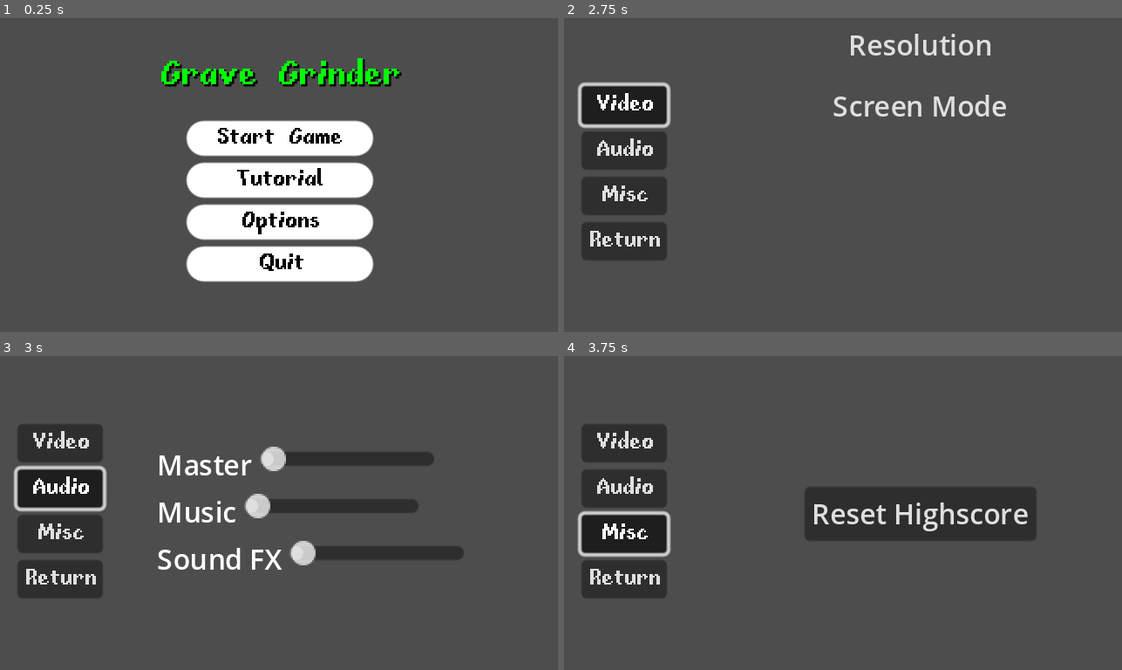
Above: before the commit, frames 1-4 (two rows, left to right).
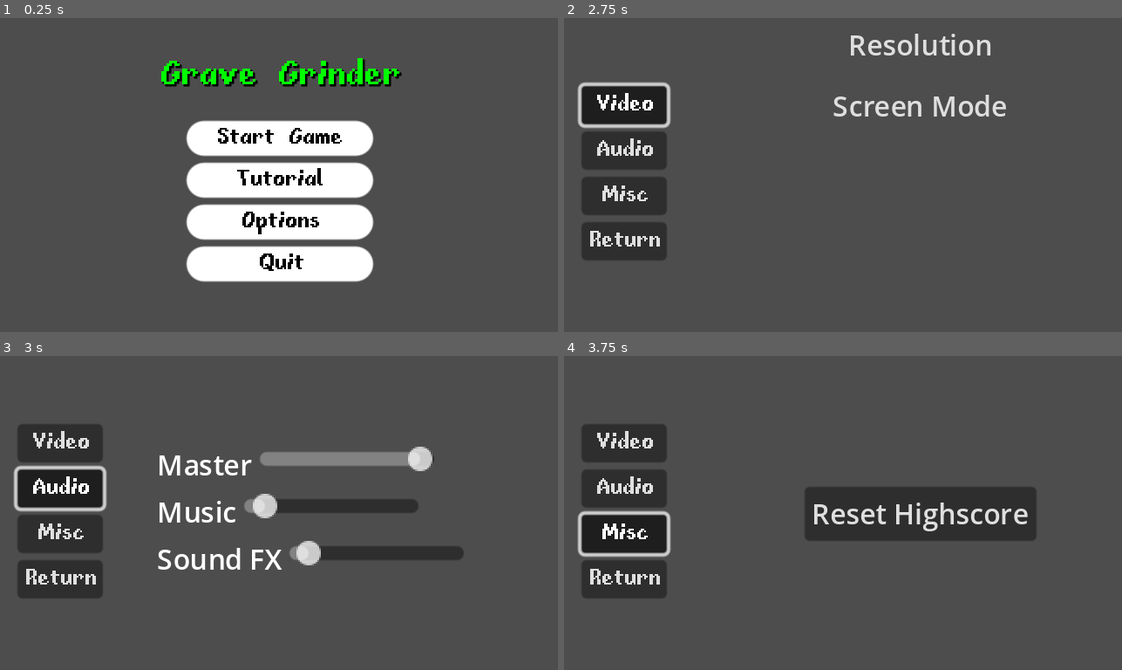
Above: after the commit, the same moments.

Repository: lucasjanta/GraveGrinder
Game: Godot game, scene res://Scenes/Menus/main_menu.tscn
Same seed, same stepped clock (60 frames per second), same inputs: the game is played once before the commit and once after it.
Inputs:
- Up to frame 1 (0.25 s): no input
- Up to frame 2 (2.75 s): click "Tutorial" at 0.5 s; click "Options" at 1.25 s; click "Video" at 2 s
- Up to frame 3 (3 s): click "Audio" at 2.75 s
- Up to frame 4 (3.75 s): click "Misc" at 3.5 s

Frames 1-2 are identical in both runs. In frame 3, 1.9% of the frame differs, in the area x 44-78%, y 28-67%; in frame 4, nothing differs.

Commit message:
fixing sound problems

Diff:
--- a/Scenes/Menus/game_over.gd
+++ b/Scenes/Menus/game_over.gd
@@ -1,9 +1,7 @@
 extends Control
 
 @onready var animation_player = $AnimationPlayer
-
 @onready var best_score = $"best score"
-
 
 func _ready():
 	AudioManager.stop_level_music()
@@ -12,8 +10,15 @@
 	#animation_player.play("show_transition")
 
 func _on_retry_pressed():
+	AudioManager.button_click.play()
 	UI.start_level(UI.selected_level)
 
+func _on_main_menu_pressed():
+	AudioManager.button_click.play()
+	get_tree().change_scene_to_file("res://Scenes/Menus/main_menu.tscn")
 
-func _on_main_menu_pressed():
-	get_tree().change_scene_to_file("res://Scenes/Menus/main_menu.tscn")
+func _on_retry_mouse_entered():
+	AudioManager.button_hover.play()
+
+func _on_main_menu_mouse_entered():
+	AudioManager.button_hover.play()
--- a/Scenes/Menus/game_over.tscn
+++ b/Scenes/Menus/game_over.tscn
@@ -260,5 +260,7 @@
 }
 autoplay = "show_transition"
 
+[connection signal="mouse_entered" from="Retry" to="." method="_on_retry_mouse_entered"]
 [connection signal="pressed" from="Retry" to="." method="_on_retry_pressed"]
+[connection signal="mouse_entered" from="Main Menu" to="." method="_on_main_menu_mouse_entered"]
 [connection signal="pressed" from="Main Menu" to="." method="_on_main_menu_pressed"]
--- a/Scenes/Menus/level_results.gd
+++ b/Scenes/Menus/level_results.gd
@@ -63,18 +63,30 @@
 		rank_anim()
 
 func _on_retry_pressed():
+	AudioManager.button_click.play()
 	UI.start_level(UI.selected_level)
 
 func _on_main_menu_pressed():
+	AudioManager.button_click.play()
 	get_tree().change_scene_to_file("res://Scenes/Menus/main_menu.tscn")
 
 func _on_next_level_pressed():
+	AudioManager.button_click.play()
 	if UI.selected_level < 3:
 		UI.selected_level += 1
 	else:
 		print("configurar tela de game zerado")
 		return
 	UI.start_level(UI.selected_level)
+
+func _on_retry_mouse_entered():
+	AudioManager.button_hover.play()
+
+func _on_main_menu_mouse_entered():
+	AudioManager.button_hover.play()
+
+func _on_next_level_mouse_entered():
+	AudioManager.button_hover.play()
 
 func time_anim() -> void:
 	if !time_animation:
--- a/Scenes/Menus/level_results.tscn
+++ b/Scenes/Menus/level_results.tscn
@@ -317,6 +317,9 @@
 "": SubResource("AnimationLibrary_ocgig")
 }
 
+[connection signal="mouse_entered" from="Stats/VBoxContainer/HBoxContainer2/Retry" to="." method="_on_retry_mouse_entered"]
 [connection signal="pressed" from="Stats/VBoxContainer/HBoxContainer2/Retry" to="." method="_on_retry_pressed"]
+[connection signal="mouse_entered" from="Stats/VBoxContainer/HBoxContainer2/MainMenu" to="." method="_on_main_menu_mouse_entered"]
 [connection signal="pressed" from="Stats/VBoxContainer/HBoxContainer2/MainMenu" to="." method="_on_main_menu_pressed"]
+[connection signal="mouse_entered" from="Stats/VBoxContainer/NextLevel" to="." method="_on_next_level_mouse_entered"]
 [connection signal="pressed" from="Stats/VBoxContainer/NextLevel" to="." method="_on_next_level_pressed"]
--- a/Scenes/Menus/level_selection.gd
+++ b/Scenes/Menus/level_selection.gd
@@ -32,6 +32,7 @@
 
 
 func _on_previous_pressed():
+	AudioManager.button_click.play()
 	if UI.selected_level > 1:
 		UI.selected_level -= 1
 	else:
@@ -39,6 +40,7 @@
 	load_level_data()
 
 func _on_next_pressed():
+	AudioManager.button_click.play()
 	if UI.selected_level < 3:
 		UI.selected_level += 1
 	else:
@@ -46,16 +48,34 @@
 	load_level_data()
 
 func _on_play_pressed():
+	AudioManager.button_click.play()
 	UI.start_level(UI.selected_level)
 	AudioManager.main_menu.stop()
 
 func _on_back_pressed():
+	AudioManager.button_click.play()
 	get_tree().change_scene_to_file("res://Scenes/Menus/main_menu.tscn")
 
 func _on_infinite_pressed():
+	AudioManager.button_click.play()
 	if UI.selected_level == 1:
 		print("nivel 1 no modo infinito")
 	if UI.selected_level == 2:
 		print("nivel 2 no modo infinito")
 	if UI.selected_level == 3:
 		print("nivel 3 no modo infinito")
+
+func _on_previous_mouse_entered():
+	AudioManager.button_hover.play()
+
+func _on_next_mouse_entered():
+	AudioManager.button_hover.play()
+
+func _on_play_mouse_entered():
+	AudioManager.button_hover.play()
+
+func _on_back_mouse_entered():
+	AudioManager.button_hover.play()
+
+func _on_infinite_mouse_entered():
+	AudioManager.button_hover.play()
--- a/Scenes/Menus/level_selection.tscn
+++ b/Scenes/Menus/level_selection.tscn
@@ -136,8 +136,13 @@
 theme_override_font_sizes/font_size = 12
 text = "Infinite Mode"
 
+[connection signal="mouse_entered" from="previous" to="." method="_on_previous_mouse_entered"]
 [connection signal="pressed" from="previous" to="." method="_on_previous_pressed"]
+[connection signal="mouse_entered" from="next" to="." method="_on_next_mouse_entered"]
 [connection signal="pressed" from="next" to="." method="_on_next_pressed"]
+[connection signal="mouse_entered" from="play" to="." method="_on_play_mouse_entered"]
 [connection signal="pressed" from="play" to="." method="_on_play_pressed"]
+[connection signal="mouse_entered" from="back" to="." method="_on_back_mouse_entered"]
 [connection signal="pressed" from="back" to="." method="_on_back_pressed"]
+[connection signal="mouse_entered" from="infinite" to="." method="_on_infinite_mouse_entered"]
 [connection signal="pressed" from="infinite" to="." method="_on_infinite_pressed"]
--- a/Scenes/Menus/main_menu.gd
+++ b/Scenes/Menus/main_menu.gd
@@ -14,13 +14,29 @@
 
 
 func _on_startgame_pressed():
+	AudioManager.button_click.play()
 	get_tree().change_scene_to_file("res://Scenes/Menus/level_selection.tscn")
 
+func _on_start_mouse_entered():
+	AudioManager.button_hover.play()
+
 func _on_tutorial_pressed():
+	AudioManager.button_click.play()
 	pass # Replace with function body.
 
+func _on_tutorial_mouse_entered():
+	AudioManager.button_hover.play()
+
 func _on_settings_pressed():
+	AudioManager.button_click.play()
 	get_tree().change_scene_to_file("res://Scenes/Menus/settings.tscn")
 
+func _on_options_mouse_entered():
+	AudioManager.button_hover.play()
+
 func _on_quit_pressed():
+	AudioManager.button_click.play()
 	get_tree().quit()
+
+func _on_quit_mouse_entered():
+	AudioManager.button_hover.play()
--- a/Scenes/Menus/main_menu.tscn
+++ b/Scenes/Menus/main_menu.tscn
@@ -128,7 +128,11 @@
 theme_override_font_sizes/font_size = 24
 text = "Grave Grinder"
 
+[connection signal="mouse_entered" from="VBoxContainer/Start" to="." method="_on_start_mouse_entered"]
 [connection signal="pressed" from="VBoxContainer/Start" to="." method="_on_startgame_pressed"]
+[connection signal="mouse_entered" from="VBoxContainer/Tutorial" to="." method="_on_tutorial_mouse_entered"]
 [connection signal="pressed" from="VBoxContainer/Tutorial" to="." method="_on_tutorial_pressed"]
+[connection signal="mouse_entered" from="VBoxContainer/Options" to="." method="_on_options_mouse_entered"]
 [connection signal="pressed" from="VBoxContainer/Options" to="." method="_on_settings_pressed"]
+[connection signal="mouse_entered" from="VBoxContainer/Quit" to="." method="_on_quit_mouse_entered"]
 [connection signal="pressed" from="VBoxContainer/Quit" to="." method="_on_quit_pressed"]
--- a/Scenes/Menus/pause_menu.gd
+++ b/Scenes/Menus/pause_menu.gd
@@ -16,17 +16,29 @@
 		get_tree().paused = true
 
 func _on_resume_pressed():
+	AudioManager.button_click.play()
 	pause_or_unpause()
 
 func _on_retry_pressed():
+	AudioManager.button_click.play()
 	get_tree().paused = false
 	UI.start_level(1)
 
-
-
 func _on_settings_pressed():
+	AudioManager.button_click.play()
 	pass # Replace with function body.
-
 
 func _on_quit_pressed():
 	get_tree().quit()
+
+func _on_resume_mouse_entered():
+	AudioManager.button_hover.play()
+
+func _on_retry_mouse_entered():
+	AudioManager.button_hover.play()
+
+func _on_settings_mouse_entered():
+	AudioManager.button_hover.play()
+
+func _on_quit_mouse_entered():
+	AudioManager.button_hover.play()
--- a/Scenes/Menus/pause_menu.tscn
+++ b/Scenes/Menus/pause_menu.tscn
@@ -49,7 +49,11 @@
 theme_override_fonts/font = ExtResource("1_6a61s")
 text = "Quit"
 
+[connection signal="mouse_entered" from="VBoxContainer/Resume" to="." method="_on_resume_mouse_entered"]
 [connection signal="pressed" from="VBoxContainer/Resume" to="." method="_on_resume_pressed"]
+[connection signal="mouse_entered" from="VBoxContainer/Retry" to="." method="_on_retry_mouse_entered"]
 [connection signal="pressed" from="VBoxContainer/Retry" to="." method="_on_retry_pressed"]
+[connection signal="mouse_entered" from="VBoxContainer/Settings" to="." method="_on_settings_mouse_entered"]
 [connection signal="pressed" from="VBoxContainer/Settings" to="." method="_on_settings_pressed"]
+[connection signal="mouse_entered" from="VBoxContainer/Quit" to="." method="_on_quit_mouse_entered"]
 [connection signal="pressed" from="VBoxContainer/Quit" to="." method="_on_quit_pressed"]
--- a/Scenes/Menus/settings.gd
+++ b/Scenes/Menus/settings.gd
@@ -4,33 +4,66 @@
 @onready var audio_container = $AudioContainer
 @onready var misc_container = $MiscContainer
 
+#Sound slider vars
+@onready var master_slider = $AudioContainer/Master/master_slider
+@onready var music_slider = $AudioContainer/Music/music_slider
+@onready var sfx_slider = $"AudioContainer/Sound Effects/SFX_slider"
 
 func _ready():
+	set_sliders_values()
 	video_container.visible = true
 	audio_container.visible = false
 	misc_container.visible = false
-
 
 func _on_video_pressed():
 	video_container.visible = true
 	audio_container.visible = false
 	misc_container.visible = false
-
+	AudioManager.button_click.play()
 
 func _on_audio_pressed():
 	audio_container.visible = true
 	video_container.visible = false
 	misc_container.visible = false
-
+	AudioManager.button_click.play()
 
 func _on_misc_pressed():
 	misc_container.visible = true
 	audio_container.visible = false
 	video_container.visible = false
+	AudioManager.button_click.play()
 
 func _on_return_pressed():
+	AudioManager.button_click.play()
 	get_tree().change_scene_to_file("res://Scenes/Menus/main_menu.tscn")
-
 
 func _on_reset_score_pressed():
 	UI.reset_data(1)
+
+func _on_video_mouse_entered():
+	AudioManager.button_hover.play()
+
+func _on_audio_mouse_entered():
+	AudioManager.button_hover.play()
+
+func _on_misc_mouse_entered():
+	AudioManager.button_hover.play()
+
+func _on_return_mouse_entered():
+	AudioManager.button_hover.play()
+
+#fazendo as configs de audio funcionarem
+
+func set_sliders_values() -> void:
+	master_slider.value = db_to_linear(AudioServer.get_bus_volume_db(0))
+	music_slider.value = db_to_linear(AudioServer.get_bus_volume_db(1))
+	sfx_slider.value = db_to_linear(AudioServer.get_bus_volume_db(2))
+
+func _on_master_slider_value_changed(value):
+	AudioServer.set_bus_volume_db(0, linear_to_db(value))
+
+func _on_music_slider_value_changed(value):
+	AudioServer.set_bus_volume_db(1, linear_to_db(value))
+
+func _on_sfx_slider_value_changed(value):
+	AudioServer.set_bus_volume_db(2, linear_to_db(value))
--- a/Scenes/Menus/settings.tscn
+++ b/Scenes/Menus/settings.tscn
@@ -103,9 +103,11 @@
 layout_mode = 2
 text = "Master"
 
-[node name="HSlider" type="HSlider" parent="AudioContainer/Master"]
+[node name="master_slider" type="HSlider" parent="AudioContainer/Master"]
 custom_minimum_size = Vector2(100, 0)
 layout_mode = 2
+max_value = 1.0
+step = 0.001
 
 [node name="Music" type="HBoxContainer" parent="AudioContainer"]
 layout_mode = 2
@@ -116,9 +118,11 @@
 layout_mode = 2
 text = "Music"
 
-[node name="HSlider2" type="HSlider" parent="AudioContainer/Music"]
+[node name="music_slider" type="HSlider" parent="AudioContainer/Music"]
 custom_minimum_size = Vector2(100, 0)
 layout_mode = 2
+max_value = 1.0
+step = 0.001
 
 [node name="Sound Effects" type="HBoxContainer" parent="AudioContainer"]
 layout_mode = 2
@@ -129,9 +133,11 @@
 layout_mode = 2
 text = "Sound FX"
 
-[node name="HSlider3" type="HSlider" parent="AudioContainer/Sound Effects"]
+[node name="SFX_slider" type="HSlider" parent="AudioContainer/Sound Effects"]
 custom_minimum_size = Vector2(100, 0)
 layout_mode = 2
+max_value = 1.0
+step = 0.001
 
 [node name="MiscContainer" type="VBoxContainer" parent="."]
 visible = false
@@ -147,8 +153,15 @@
 size_flags_horizontal = 4
 text = "Reset Highscore"
 
+[connection signal="mouse_entered" from="VBoxContainer/Video" to="." method="_on_video_mouse_entered"]
 [connection signal="pressed" from="VBoxContainer/Video" to="." method="_on_video_pressed"]
+[connection signal="mouse_entered" from="VBoxContainer/Audio" to="." method="_on_audio_mouse_entered"]
 [connection signal="pressed" from="VBoxContainer/Audio" to="." method="_on_audio_pressed"]
+[connection signal="mouse_entered" from="VBoxContainer/Misc" to="." method="_on_misc_mouse_entered"]
 [connection signal="pressed" from="VBoxContainer/Misc" to="." method="_on_misc_pressed"]
+[connection signal="mouse_entered" from="VBoxContainer/Return" to="." method="_on_return_mouse_entered"]
 [connection signal="pressed" from="VBoxContainer/Return" to="." method="_on_return_pressed"]
+[connection signal="value_changed" from="AudioContainer/Master/master_slider" to="." method="_on_master_slider_value_changed"]
+[connection signal="value_changed" from="AudioContainer/Music/music_slider" to="." method="_on_music_slider_value_changed"]
+[connection signal="value_changed" from="AudioContainer/Sound Effects/SFX_slider" to="." method="_on_sfx_slider_value_changed"]
 [connection signal="pressed" from="MiscContainer/ResetScore" to="." method="_on_reset_score_pressed"]
--- a/Scenes/Usable/audio_manager.tscn
+++ b/Scenes/Usable/audio_manager.tscn
@@ -8,36 +8,56 @@
 [ext_resource type="AudioStream" uid="uid://ceyx53slx67t3" path="res://Sounds/SFX/You Loss.ogg" id="4_vq1cv"]
 [ext_resource type="AudioStream" uid="uid://dhnv63y8temdp" path="res://Sounds/Music/level1_music/06 - Easy Money.ogg" id="5_xqssi"]
 [ext_resource type="AudioStream" uid="uid://83ynqrjcfg2o" path="res://Sounds/Music/level1_music/08 - What is my name_.ogg" id="6_2mle8"]
+[ext_resource type="AudioStream" uid="uid://c0e5uq75pkes0" path="res://Sounds/SFX/menu_hover.ogg" id="9_y6oyb"]
+[ext_resource type="AudioStream" uid="uid://5r8v0jltssp1" path="res://Sounds/SFX/menu_click.wav" id="10_rb4da"]
 
 [node name="AudioManager" type="Node"]
 script = ExtResource("1_mve23")
 
 [node name="MainMenu" type="AudioStreamPlayer" parent="."]
 stream = ExtResource("2_orjgc")
+bus = &"Music"
 parameters/looping = true
 
 [node name="Level1Track1" type="AudioStreamPlayer" parent="."]
 process_mode = 1
 stream = ExtResource("3_71tfx")
+bus = &"Music"
 parameters/looping = true
 
 [node name="Level1Track2" type="AudioStreamPlayer" parent="."]
 process_mode = 1
 stream = ExtResource("4_mtxqg")
+bus = &"Music"
 parameters/looping = true
 
 [node name="Level1Track3" type="AudioStreamPlayer" parent="."]
 process_mode = 1
 stream = ExtResource("5_xqssi")
+bus = &"Music"
 parameters/looping = true
 
 [node name="Level1Track4" type="AudioStreamPlayer" parent="."]
 process_mode = 1
 stream = ExtResource("6_2mle8")
+bus = &"Music"
 parameters/looping = true
 
 [node name="youwin" type="AudioStreamPlayer" parent="."]
 stream = ExtResource("3_of1b5")
+bus = &"SFX"
 
 [node name="youlose" type="AudioStreamPlayer" parent="."]
 stream = ExtResource("4_vq1cv")
+bus = &"SFX"
+
+[node name="UI_sounds" type="Node" parent="."]
+
+[node name="button_hover" type="AudioStreamPlayer" parent="UI_sounds" groups=["SFX"]]
+stream = ExtResource("9_y6oyb")
+bus = &"SFX"
+
+[node name="button_click" type="AudioStreamPlayer" parent="UI_sounds" groups=["SFX"]]
+stream = ExtResource("10_rb4da")
+volume_db = 12.0
+bus = &"SFX"
--- a/Scripts/audio_manager.gd
+++ b/Scripts/audio_manager.gd
@@ -4,10 +4,16 @@
 @onready var youwin = $youwin
 @onready var youlose = $youlose
 
+#LV1 TRACKS
 @onready var l1_track1 = $Level1Track1
 @onready var l1_track2 = $Level1Track2
 @onready var l1_track3 = $Level1Track3
 @onready var l1_track4 = $Level1Track4
+
+#UI SOUNDS
+@onready var button_hover = $UI_sounds/button_hover
+@onready var button_click = $UI_sounds/button_click
+
 
 var selected_track : AudioStreamPlayer
 
--- /dev/null
+++ b/default_bus_layout.tres
@@ -0,0 +1,15 @@
+[gd_resource type="AudioBusLayout" format=3 uid="uid://3a3cc2adu04v"]
+
+[resource]
+bus/1/name = &"Music"
+bus/1/solo = false
+bus/1/mute = false
+bus/1/bypass_fx = false
+bus/1/volume_db = -25.7583
+bus/1/send = &"Master"
+bus/2/name = &"SFX"
+bus/2/solo = false
+bus/2/mute = false
+bus/2/bypass_fx = false
+bus/2/volume_db = -26.5955
+bus/2/send = &"Master"
--- a/project.godot
+++ b/project.godot
@@ -36,6 +36,7 @@
 [global_group]
 
 stopwatch="speedrun timer group"
+SFX="Game SFX"
 
 [input]
 
Not shown: 1 places in Scenes/Usable/audio_manager.tscn that only renumber resources
Not shown, added: Sounds/SFX/menu_click.wav.import
Not shown, added: Sounds/SFX/menu_hover.ogg.import
Not shown, added: Sounds/SFX/menu_click.wav
Not shown, added: Sounds/SFX/menu_hover.ogg
